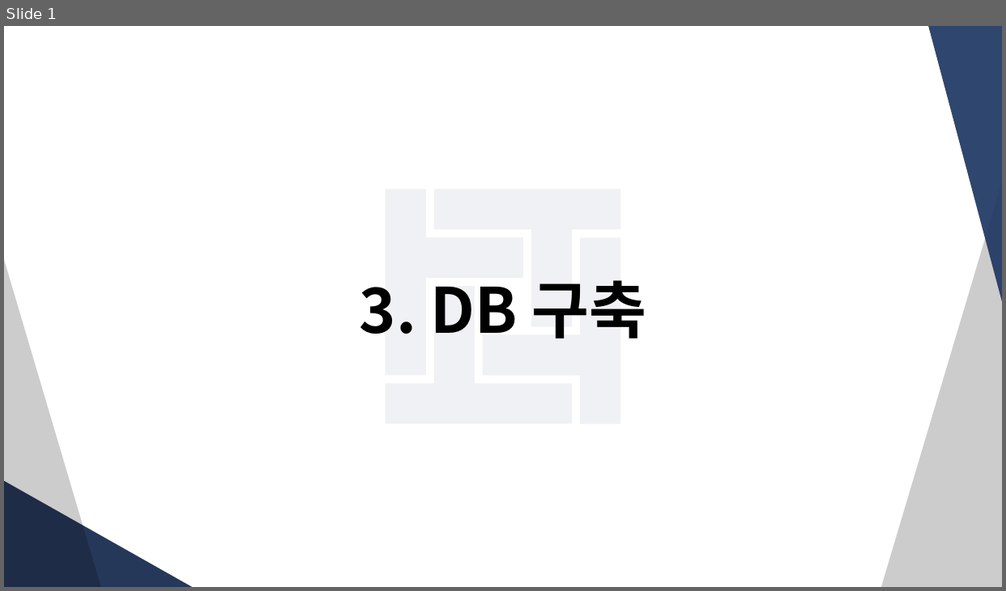
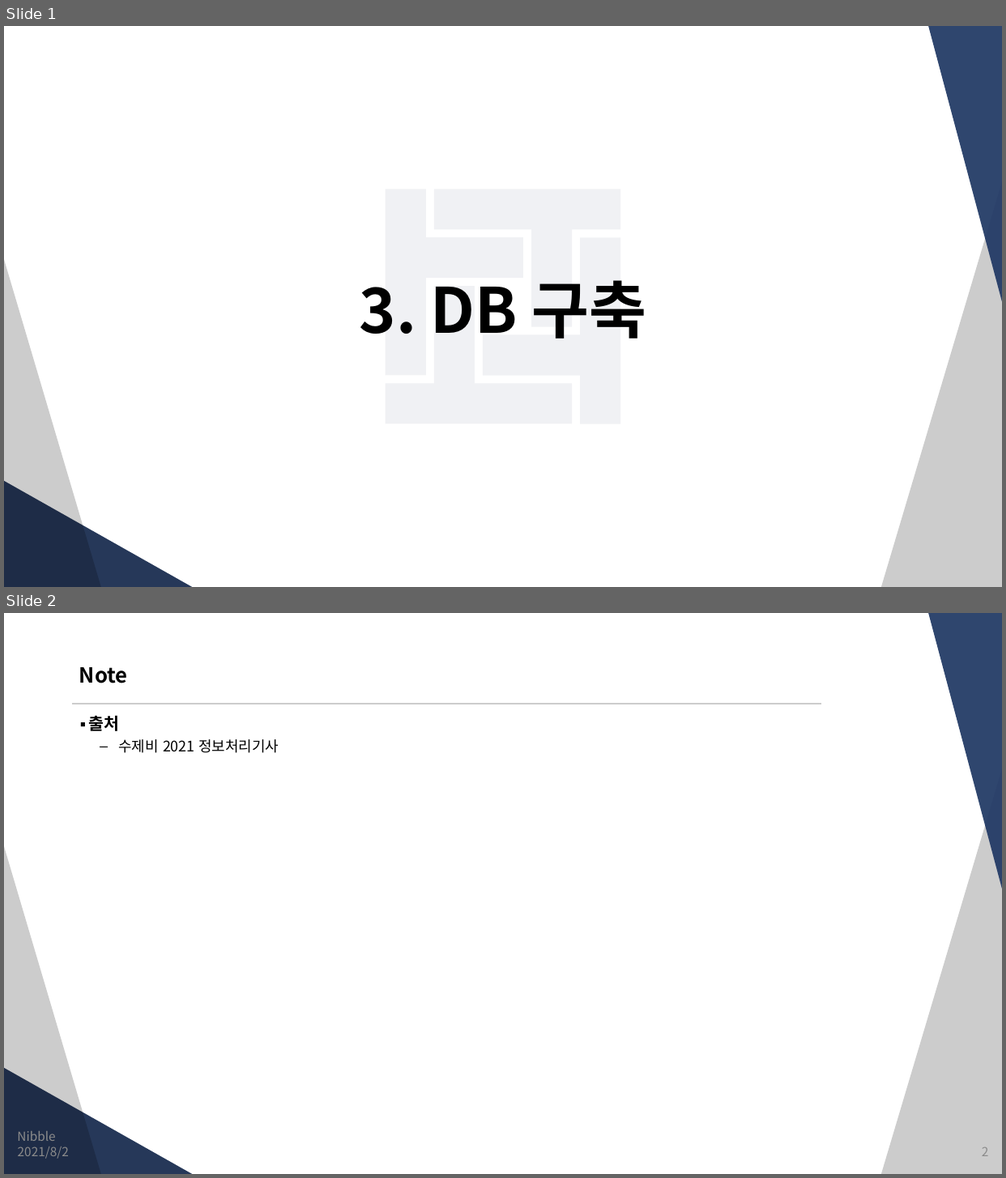
Before and after one commit to JungSangHyeon/2021-TIL, a slide deck: 정보처리기사/3. DB 구축.pptx. Shown one above the other, each under a label of ours: slide 1 before the commit, slides 1 and 2 after it. The pictures are 1006x591 and 1006x1178 pixels, drawn with LibreOffice and Linux fonts; fonts in the diff are those of the drawing. Boxes give left, top, right and bottom in pixels: in the first picture for what was removed or moved away, otherwise in the second. Text is boxed around its words. In the diff, an @@ line names an element or a change of style, - is before the commit and + after.

```diff
--- a/정보처리기사/3. DB 구축.pptx
+++ b/정보처리기사/3. DB 구축.pptx
@@ slide 2 added at <box>4,613,1002,1174</box>, background #FFFFFF; not listed: 4 template elements that a slide beside it also shows @@
@@ title added at <box>79,667,128,683</box>, 20 pt, text #000000, bold @@
+Note
@@ line added from (72, 704) to (821, 704), #CCCCCC 1.5 pt @@
@@ text added at <box>89,715,279,753</box>, 14 pt, text #000000 @@
+▪ 출처
+  – 수제비 2021 정보처리기사
@@ text added at <box>17,1131,55,1141</box>, 12 pt, text #8C8C8C @@
+Nibble
@@ text added at <box>18,1147,69,1159</box>, 12 pt, text #8C8C8C @@
+2021/8/2
@@ page number added at <box>982,1148,989,1157</box>, 12 pt, text #8C8C8C @@
+2
```
Also in this commit, not shown: 1 slide changed, 5 other slides added.
